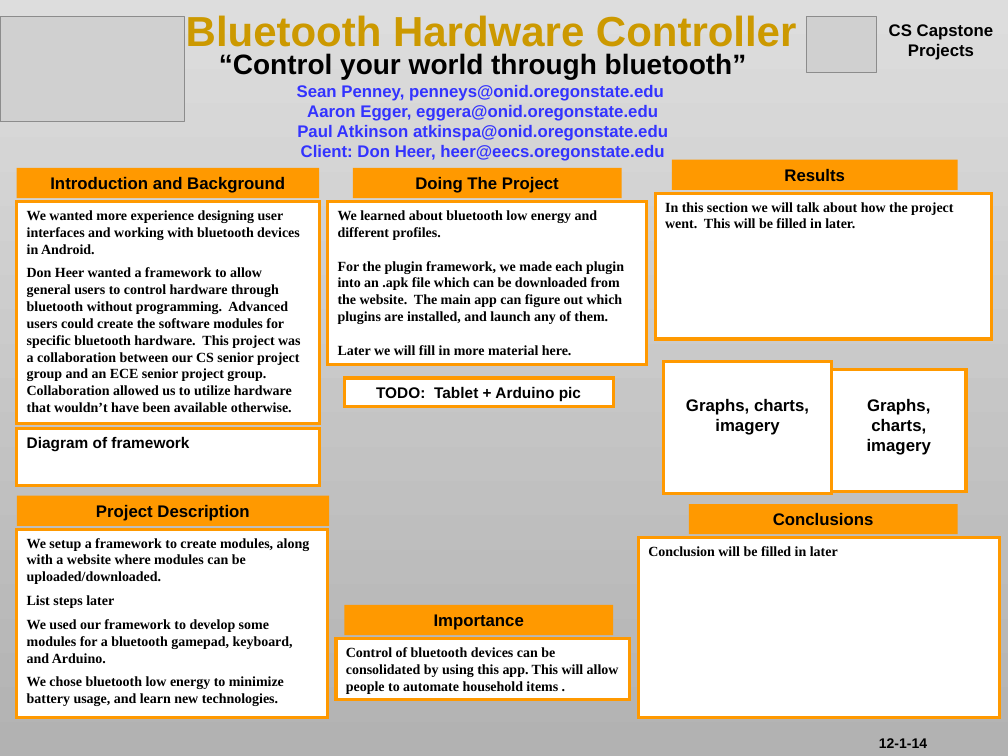
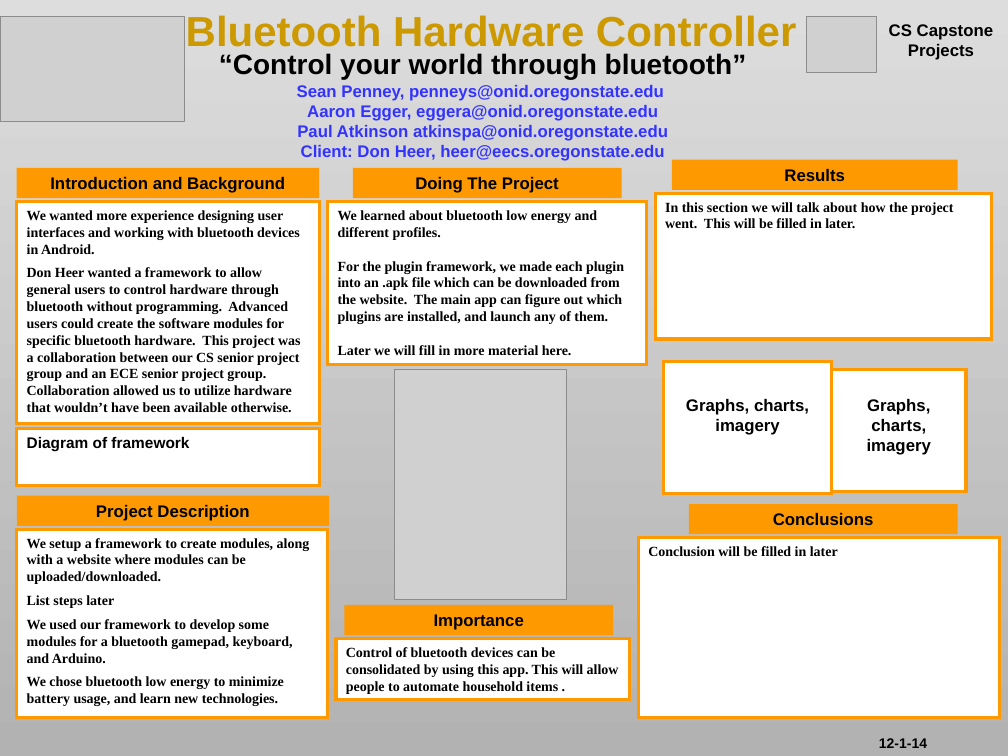
Before and after one commit to seanpenney/senior_project, a slide deck: slide 1 of Documents/Bluetooth Control Poster.pptx. Drawn at 1008x756 pixels with LibreOffice and Linux fonts; fonts in the diff are those of the drawing; grey boxes stand for pictures. Boxes give left, top, right and bottom in pixels: in the first picture for what was removed or moved away, otherwise in the second. Text is boxed around its words. In the diff, an @@ line names an element or a change of style, - is before the commit and + after.

Commit message:
more poster updates

```diff
--- a/Documents/Bluetooth Control Poster.pptx
+++ b/Documents/Bluetooth Control Poster.pptx
@@ rectangle removed at (x1=345, y1=378, x2=614, y2=407) @@
-TODO: Tablet + Arduino pic
@@ picture added at (x1=395, y1=370, x2=568, y2=600) @@
```
Also in this commit, not shown: 1 other file.
